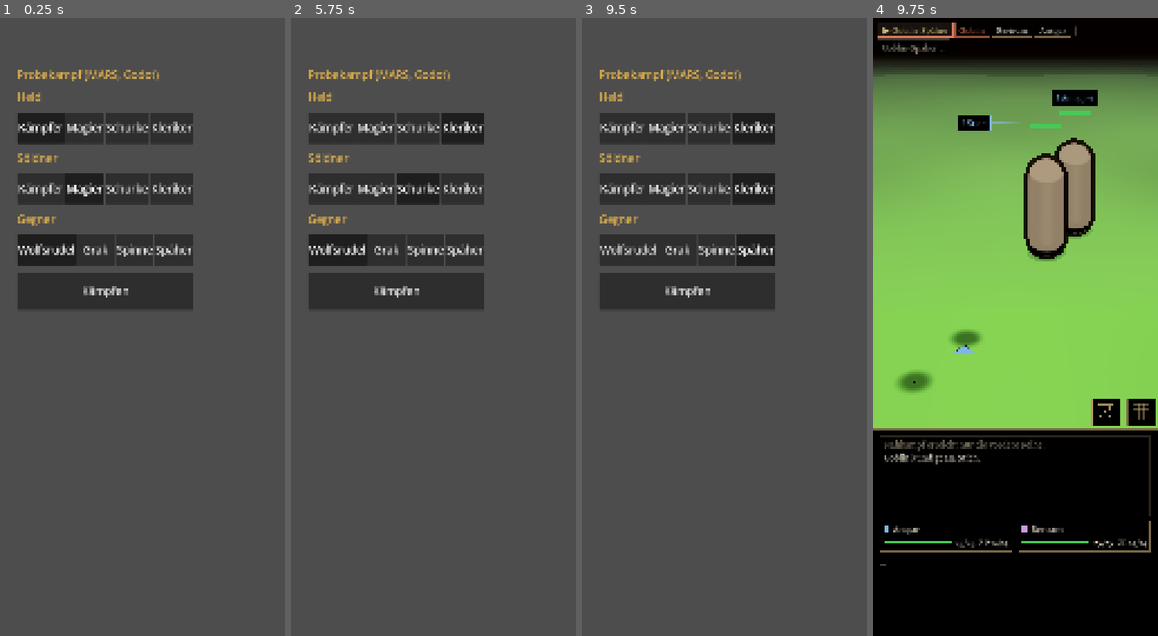
Above: before the commit, frames 1-4 (left to right).
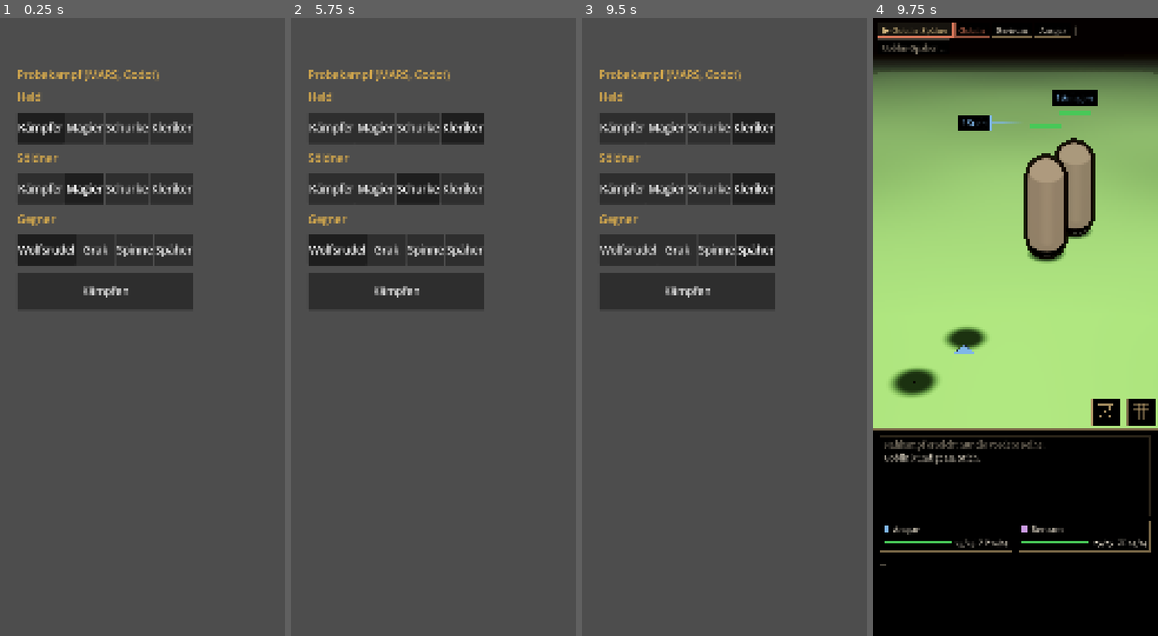
Above: after the commit, the same moments.

Repository: tramour-cmyk/androidapp_rpg_bornim
Game: Godot game, scene res://kampf/probe.tscn
Two runs of this game, one before a commit and one after it. Both use one fixed random seed, a clock stepped at 60 frames per second and the inputs below.
Inputs:
- Up to frame 1 (0.25 s): no input
- Up to frame 2 (5.75 s): click "Kämpfer" at 0.5 s; click "Magier" at 1.25 s; click "Schurke" at 2 s; click "Kleriker" at 2.75 s; click "Kämpfer" at 3.5 s; click "Magier" at 4.25 s; click "Schurke" at 5 s
- Up to frame 3 (9.5 s): click "Kleriker" at 5.75 s; click "Wolfsrudel" at 6.5 s; click "Grak" at 7.25 s; click "Spinne" at 8 s; click "Späher" at 8.75 s
- Up to frame 4 (9.75 s): click "Kämpfen" at 9.5 s

Frames 1-3 are identical in both runs. In frame 4, 40% of the frame differs, in the area x 0-100%, y 8-67%.

Commit message:
348.7: Prüfer Stand 9, Runde 3: vorn keine Bäume außer der Rahmen-Eiche, keine Krone über der Lichtung, Kronen unten heller; Rute lang und leicht hängend; Hocke mit angewinkelten Vorderläufen; Bodenschatten dunkler und größer; Ansagen rechnen den Wolf breiter, Balken näher am Kopf; Gras wie alt
Co-Authored-By: Claude Opus 5.5 <noreply@anthropic.com>
Claude-Session: https://claude.ai/code/session_01NMoLT1QrmYAE1HgXDjWDoj

Diff:
--- a/godot/kampf/figur.gd
+++ b/godot/kampf/figur.gd
@@ -50,17 +50,17 @@
 		shadow_shader = Shader.new()
 		shadow_shader.code = """shader_type spatial;
 render_mode unshaded, blend_mix, depth_draw_never, cull_disabled, shadows_disabled;
-uniform float dichte = 0.5;
+uniform float dichte = 0.78;
 void fragment() {
 	float r = length(UV - 0.5) * 2.0;
 	ALBEDO = vec3(0.02, 0.03, 0.01);
-	ALPHA = dichte * (1.0 - smoothstep(0.35, 1.0, r));
+	ALPHA = dichte * (1.0 - smoothstep(0.45, 1.0, r));     // Prüfer: im alten Bild deutlich dunkler
 }"""
 	var mi := MeshInstance3D.new()
 	var pm := PlaneMesh.new()
 	var wolf: bool = fighter.monster != null and fighter.monster.id == Mars.WOLF
 	# Wolf: Rumpf 1,1 m lang, 0,4 m breit (mal Größe); Mensch: 0,7 m rund
-	pm.size = Vector2(0.62, 1.25) * _scale() if wolf else Vector2(0.75, 0.75)
+	pm.size = Vector2(1.0, 1.6) * _scale() if wolf else Vector2(0.95, 0.95)
 	mi.mesh = pm
 	var m := ShaderMaterial.new()
 	m.shader = shadow_shader
@@ -352,5 +352,5 @@
 
 ## Where to put the name and bar above the figure (world).
 func head() -> Vector3:
-	var h := 1.0 if fighter.monster != null and fighter.monster.id == Mars.WOLF else 1.9
+	var h := 0.9 if fighter.monster != null and fighter.monster.id == Mars.WOLF else 1.9     # Kopf des Wolfs (Balken lag 60 px darüber)
 	return position + Vector3(0, h * (_scale() if fighter.monster != null else 1.0), 0)
--- a/godot/kampf/kampf_ui.gd
+++ b/godot/kampf/kampf_ui.gd
@@ -802,7 +802,7 @@
 		var want_y := head_y - 6 * dp - h
 		var x := clampf(foot.x - w / 2, 4 * dp, sr.size.x - w - 4 * dp)
 		# Prüfer Stand 9: Ansagen der vorderen Wölfe lagen auf dem hinteren; daneben am eigenen Kopf, wenn darüber ein anderer steht
-		var side := _tall(fig) * 0.42 + 4 * dp
+		var side := _tall(fig) * (0.8 if fig.fighter.monster != null and fig.fighter.monster.id == Mars.WOLF else 0.42) + 4 * dp
 		var head_mid := head_y + 10 * dp - h
 		signs.append({"x": x, "y": want_y, "w": w, "h": h, "mark": mark, "label": label, "border": border, "bw": bw, "tc": tc, "ring": ring,
 			"fx": foot.x, "head": head_y, "id": id, "alts": [
@@ -816,7 +816,9 @@
 		if o.visible and k.shown.hp.get(id, o.fighter.hp) > 0:
 			var of := _foot(o)
 			var ot := _tall(o)
-			bodies[id] = Rect2(of.x - ot * 0.45, of.y - ot - 12 * dp, ot * 0.9, ot + 12 * dp)
+			# ein Wolf ist länger als hoch: im Bild etwa 1,6 mal so breit (Prüfer: Ansage lag auf dem Hinterteil des grauen)
+			var half: float = ot * (0.8 if o.fighter.monster != null and o.fighter.monster.id == Mars.WOLF else 0.45)
+			bodies[id] = Rect2(of.x - half, of.y - ot - 12 * dp, half * 2.0, ot + 12 * dp)
 	var placed := []
 	var step := 26 * dp
 	for s in signs:
--- a/godot/kampf/wald_boden.gdshader
+++ b/godot/kampf/wald_boden.gdshader
@@ -23,7 +23,7 @@
 	g *= 0.9 + 0.2 * vnoise(p * 0.18);
 	// Prüfer Lauf 14: Lichtung heller und gelber als alt (Mittel 133/131/89 gegen 99/115/68); grüner und etwas dunkler.
 	// Prüfer Stand 9: olivstichig (90/121/65 gegen 86/132/61): weniger Rot, mehr Grün
-	g *= vec3(0.56, 0.84, 0.54);
+	g *= vec3(0.74, 0.94, 0.79);     // Stand 9b: 65/114/36 gegen alt 91/137/63, zu dunkel und gesättigt
 	vec3 e = texture(erde, p / 2.32 + 0.11).rgb;
 	float el = dot(e, vec3(0.33));
 	e *= vec3(0.74, 0.70, 0.64);     // Weg: Lauf 14 zu hell (150–194 gegen alt 120), Stand 9 zu grau (126/115/79 gegen 137/121/85)
Not shown, changed: tools/blender348/kampfort_wald.py
Not shown, changed: tools/blender348/wolf.py
